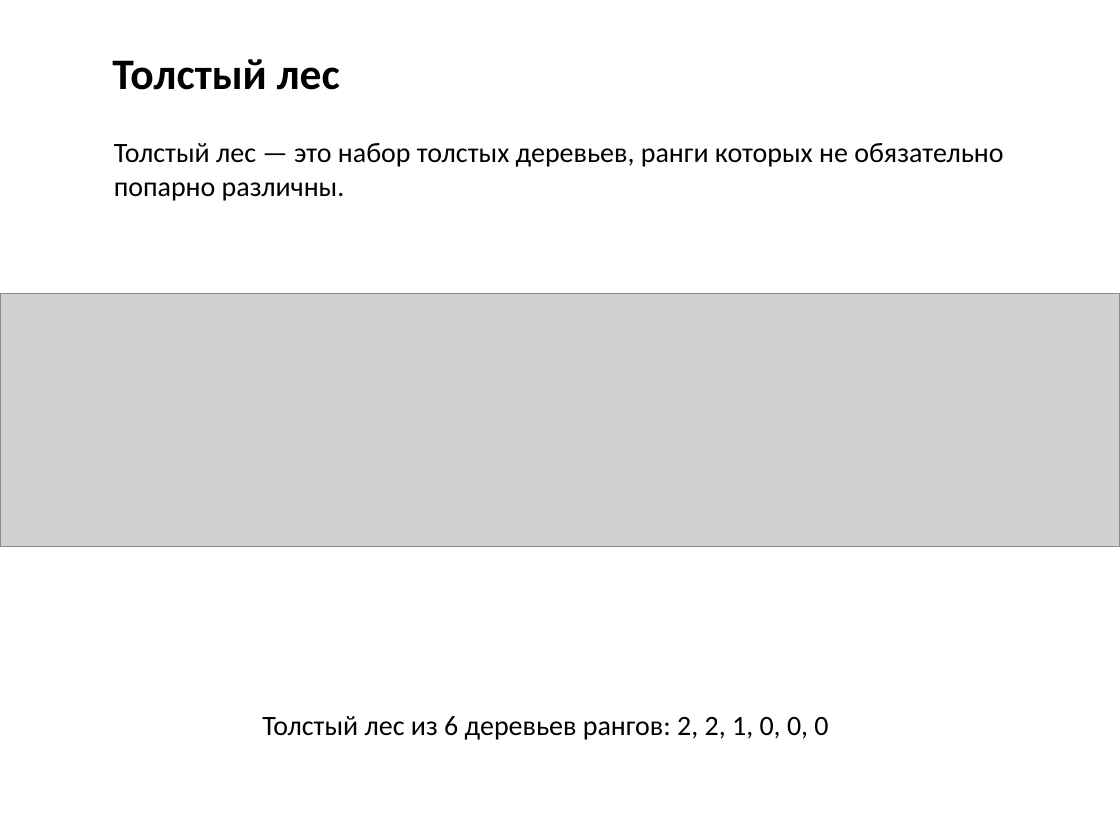
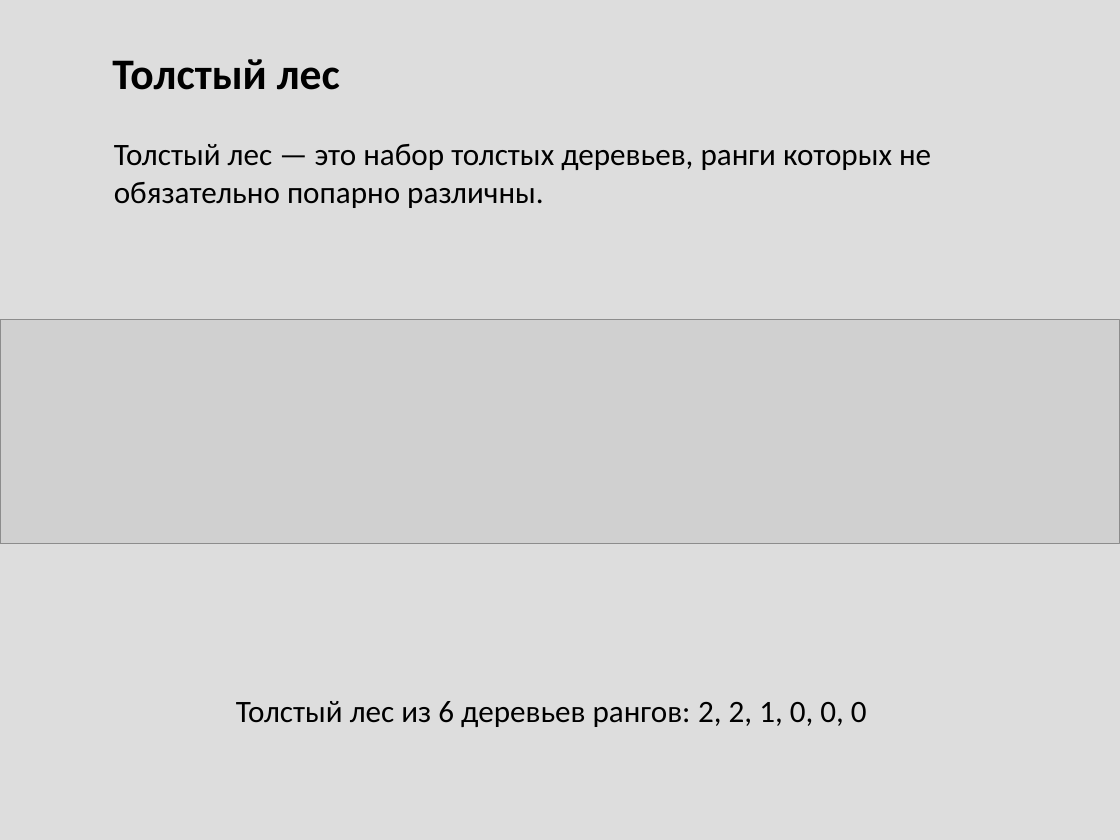
Before and after one commit to Mustang98/ThickHeap, a slide deck: slide 6 of ThickHeap_Presentation.ppsx (slide 5 before the commit). Drawn at 1120x840 pixels with LibreOffice and Linux fonts; fonts in the diff are those of the drawing; grey boxes stand for pictures. Boxes give left, top, right and bottom in pixels: in the first picture for what was removed or moved away, otherwise in the second. Text is boxed around its words. In the diff, an @@ line names an element or a change of style, - is before the commit and + after.

```diff
--- a/ThickHeap_Presentation.ppsx
+++ b/ThickHeap_Presentation.ppsx
@@ background #FFFFFF to #DDDDDD @@
@@ text "Толстый лес — это набор ..." at (x1=114, y1=144, x2=931, y2=208): size 18 to 20 pt @@
@@ picture resized from (x1=0, y1=293, x2=1120, y2=547) to (x1=0, y1=319, x2=1120, y2=543) @@
@@ text "Толстый лес из 6 деревьев ..." at (x1=236, y1=701, x2=867, y2=727): size 18 to 20 pt @@
@@ text "Толстый лес из 6 деревьев ..." moved from (x1=262, y1=716, x2=828, y2=740) to (x1=236, y1=701, x2=867, y2=727) @@
```
Also in this commit, not shown: 15 other slides changed, 31 slides added, 2 slides removed, 2 other files.
